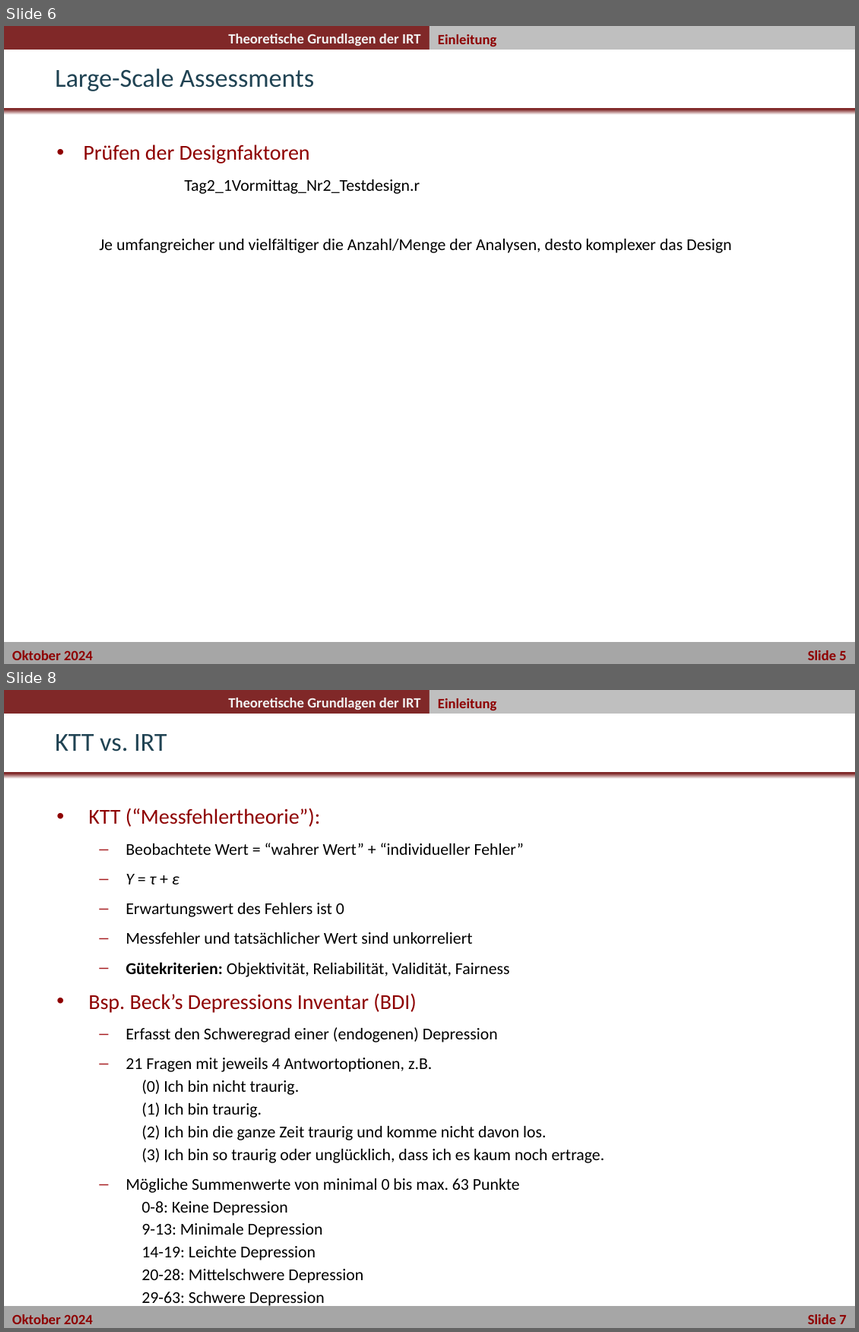
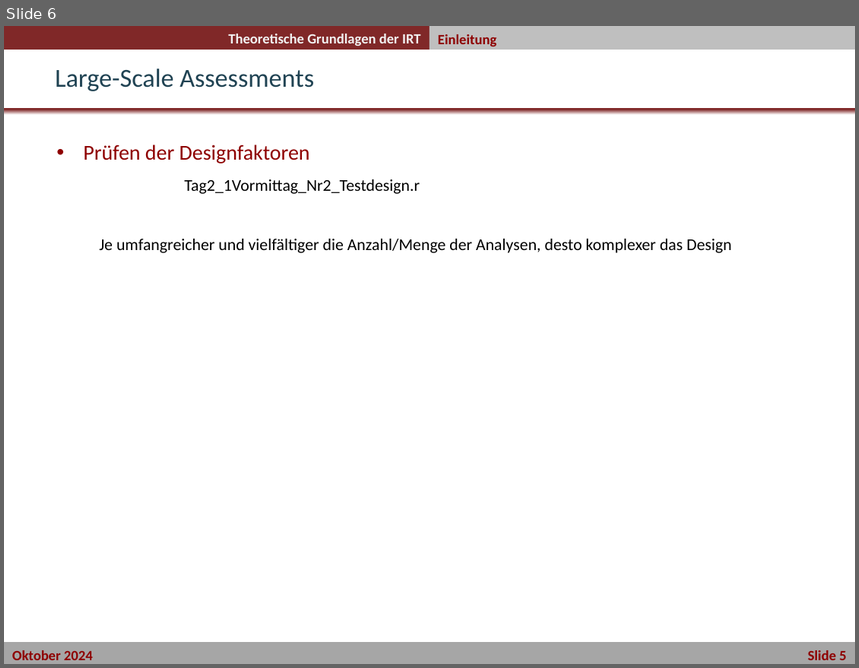
Before and after one commit to nickhaf/IRT_workshop, a slide deck: slides/Tag2_1Vormittag_Nr2_Testdesigns/Testdesigns.pptx. Shown one above the other, each under a label of ours: slides 6 and 8 before the commit, slide 6 after it; the slides between them are not shown. The pictures are 859x1332 and 859x668 pixels, drawn with LibreOffice and Linux fonts; fonts in the diff are those of the drawing; background and template pictures are left out. Boxes give left, top, right and bottom in pixels: in the first picture for what was removed or moved away, otherwise in the second. Text is boxed around its words. In the diff, an @@ line names an element or a change of style, - is before the commit and + after.

```diff
--- a/slides/Tag2_1Vormittag_Nr2_Testdesigns/Testdesigns.pptx
+++ b/slides/Tag2_1Vormittag_Nr2_Testdesigns/Testdesigns.pptx
@@ slide 8 removed at bbox=[4, 690, 855, 1328], background #FFFFFF; not listed: 5 template elements that a slide beside it also shows @@
@@ text removed at bbox=[438, 698, 496, 711] @@
-Einleitung
@@ title removed at bbox=[55, 734, 167, 752] @@
-KTT vs. IRT
@@ text removed at bbox=[88, 808, 605, 1309] @@
-• KTT (“Messfehlertheorie”):
-  – Beobachtete Wert = “wahrer Wert” + “individueller Fehler”
-  – Y = τ + ε
-  – Erwartungswert des Fehlers ist 0
-  – Messfehler und tatsächlicher Wert sind unkorreliert
-  – Gütekriterien: Objektivität, Reliabilität, Validität, Fairness
-• Bsp. Beck’s Depressions Inventar (BDI)
-  – Erfasst den Schweregrad einer (endogenen) Depression
-  – 21 Fragen mit jeweils 4 Antwortoptionen, z.B.
-    (0) Ich bin nicht traurig.
-    (1) Ich bin traurig.
-    (2) Ich bin die ganze Zeit traurig und komme nicht davon los.
-    (3) Ich bin so traurig oder unglücklich, dass ich es kaum noch ertrage.
-  – Mögliche Summenwerte von minimal 0 bis max. 63 Punkte
-    0-8: Keine Depression
-    9-13: Minimale Depression
-    14-19: Leichte Depression
-    20-28: Mittelschwere Depression
-    29-63: Schwere Depression
```
Also in this commit, not shown: 1 slide changed, 11 other slides removed, 10 other files.
